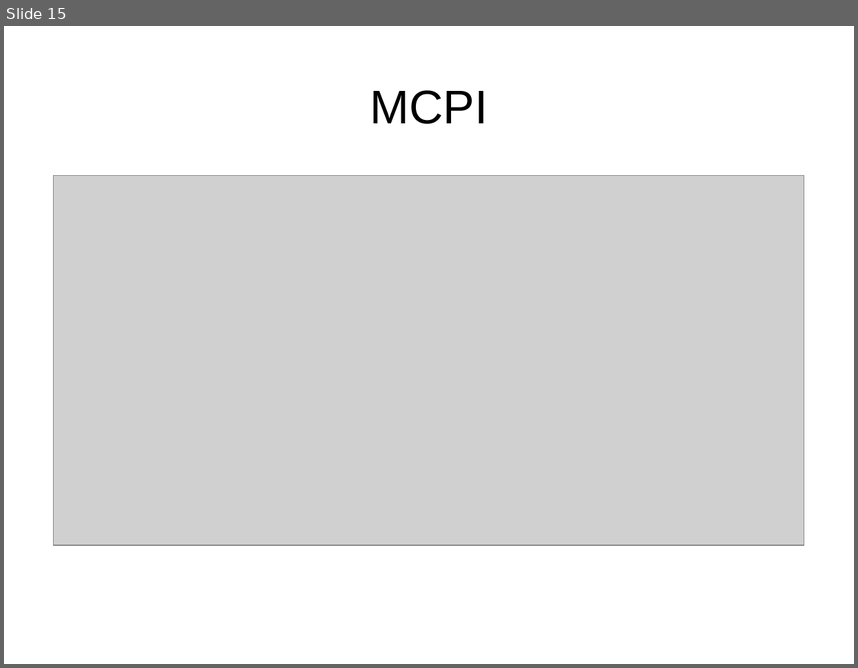
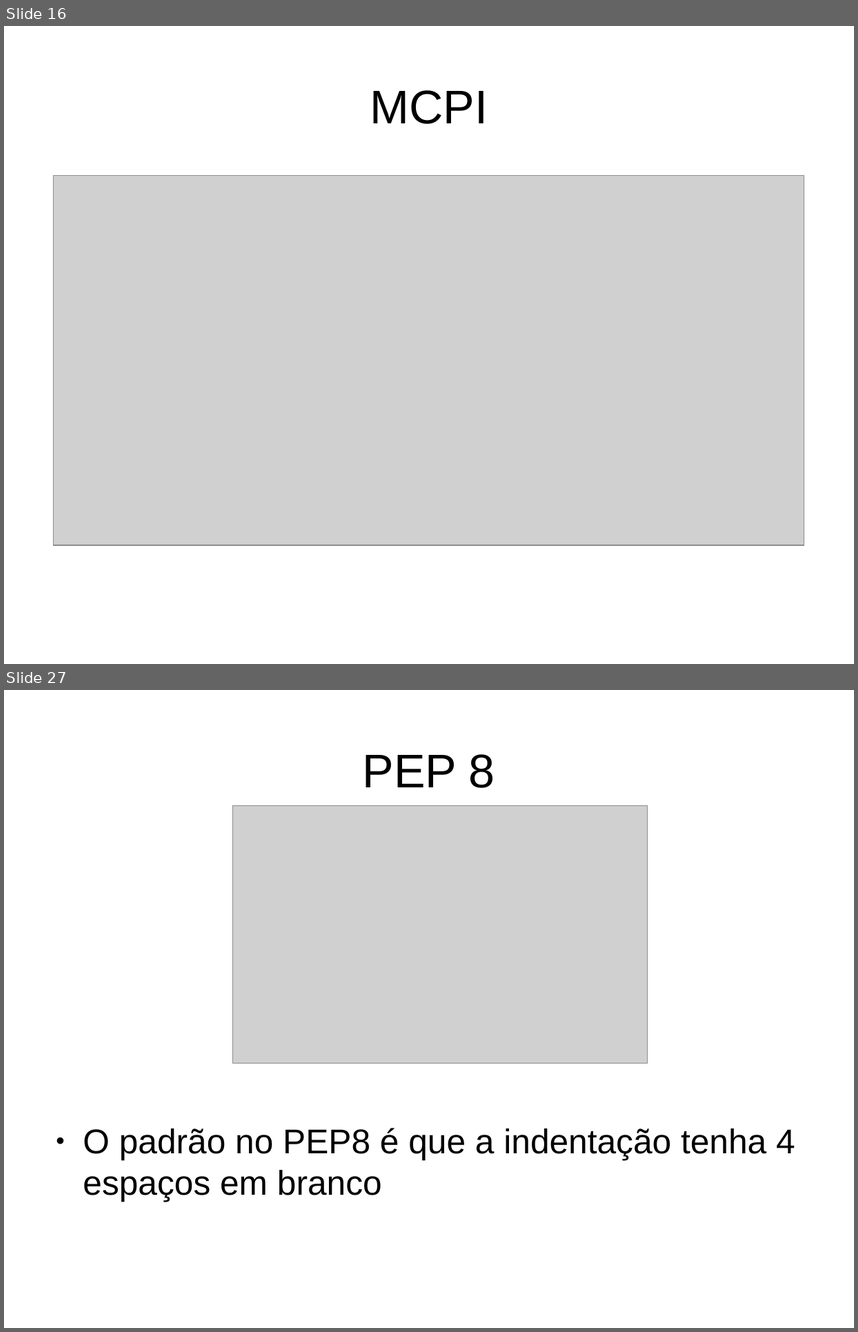
Before and after one commit to DiegoAscanio/minecraft-python, a slide deck: python-minecraft.odp. Shown one above the other, each under a label of ours: slide 15 before the commit, slides 16 and 27 after it; the slides between them are not shown. The pictures are 858x668 and 858x1332 pixels, drawn with LibreOffice and Linux fonts; fonts in the diff are those of the drawing; grey boxes stand for pictures. Boxes give left, top, right and bottom in pixels: in the first picture for what was removed or moved away, otherwise in the second. Text is boxed around its words. In the diff, an @@ line names an element or a change of style, - is before the commit and + after.

```diff
--- a/python-minecraft.odp
+++ b/python-minecraft.odp
@@ slide 27 added at bbox=[4, 690, 854, 1328], background #FFFFFF @@
@@ title added at bbox=[363, 754, 495, 788], 44 pt, text #000000 @@
+PEP 8
@@ picture added at bbox=[233, 806, 648, 1063] @@
@@ text added at bbox=[83, 1127, 795, 1201], 32 pt, text #000000 @@
+● O padrão no PEP8 é que a indentação tenha 4 espaços em branco
@@ what was slide 15 is now slide 16 @@
```
Also in this commit, not shown: 6 slides changed, 17 other slides added, 2 other files.
